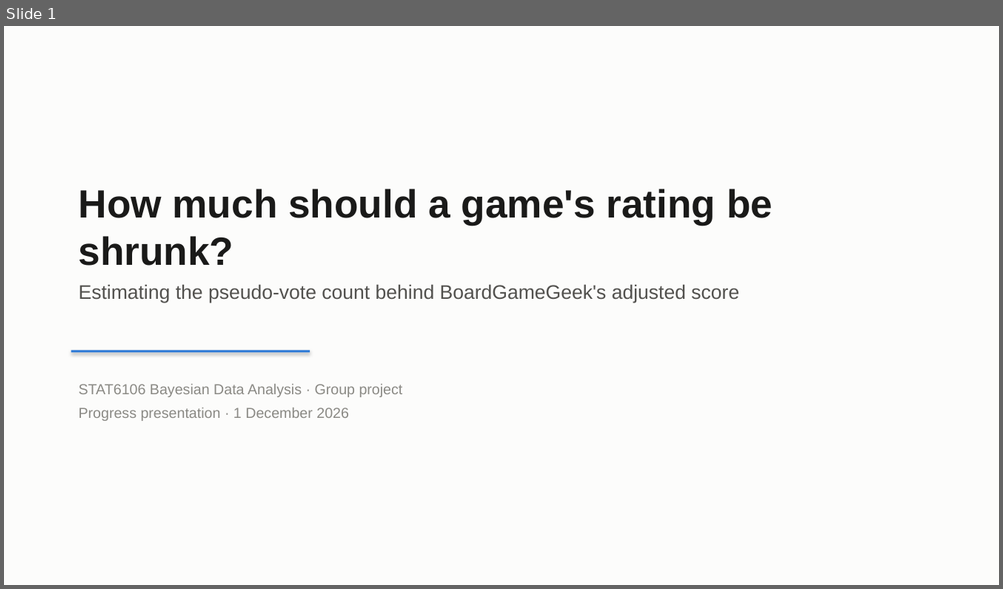
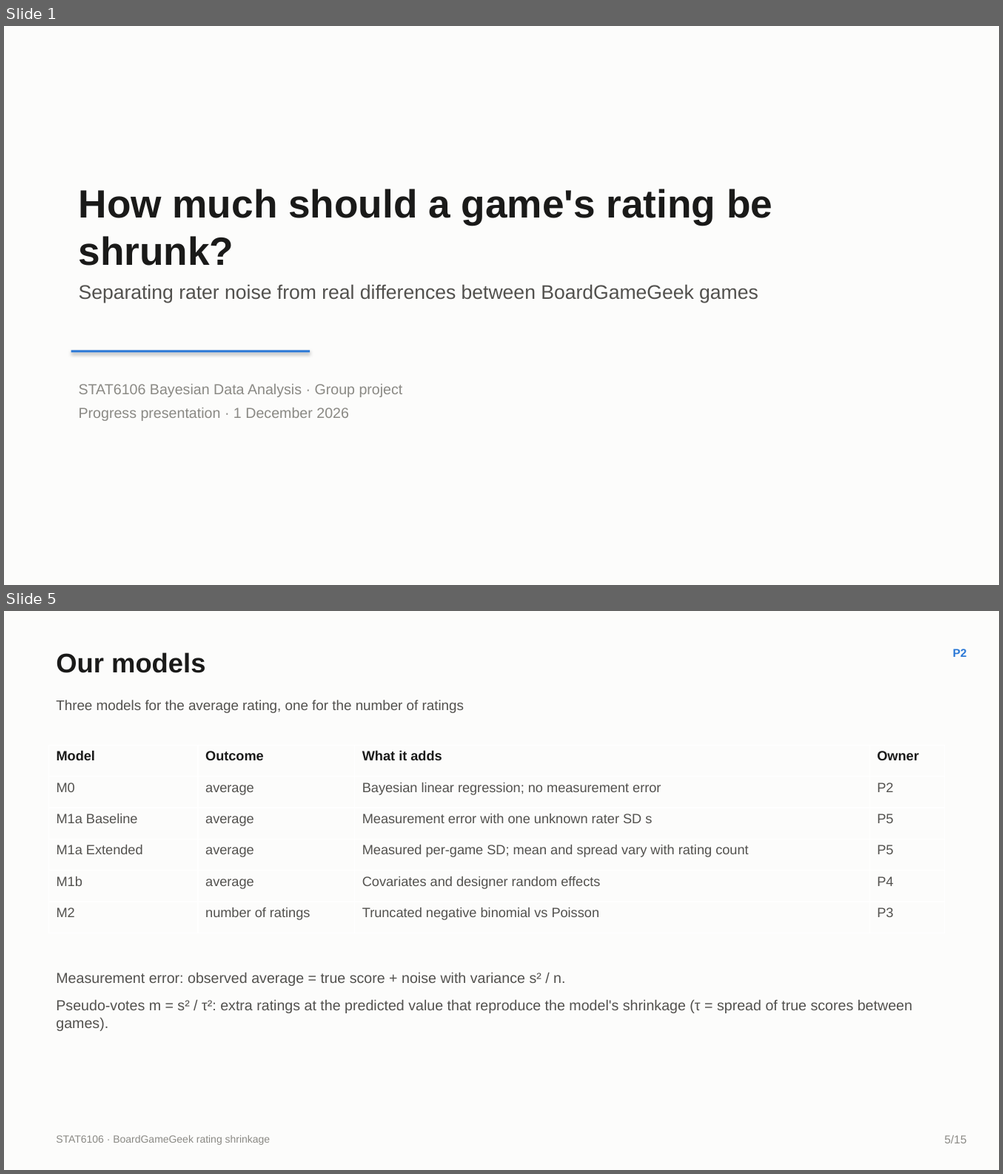
Before and after one commit to iwanttosleeeep/bayesian-boardgame-ratings, a slide deck: slides/Group_deck_draft.pptx. Shown one above the other, each under a label of ours: slide 1 before the commit, slides 1 and 5 after it; the slides between them are not shown. The pictures are 1003x589 and 1003x1174 pixels, drawn with LibreOffice and Linux fonts; fonts in the diff are those of the drawing. Boxes give left, top, right and bottom in pixels: in the first picture for what was removed or moved away, otherwise in the second. Text is boxed around its words. In the diff, an @@ line names an element or a change of style, - is before the commit and + after.

```diff
--- a/slides/Group_deck_draft.pptx
+++ b/slides/Group_deck_draft.pptx
@@ slide 5 added at [4,611,999,1170], background #FCFCFB @@
@@ text added at [56,652,205,673], 26 pt, text #1A1A19, bold @@
+Our models
@@ text added at [953,649,967,657], 11 pt, text #2A78D6, bold @@
+P2
@@ text added at [56,700,464,713], 13.5 pt, text #52514E @@
+Three models for the average rating, one for the number of ratings
@@ table added at [48,745,944,934], 6 rows, 4 columns @@
+Model | Outcome | What it adds | Owner
+M0 | average | Bayesian linear regression; no measurement error | P2
+M1a Baseline | average | Measurement error with one unknown rater SD s | P5
+M1a Extended | average | Measured per-game SD; mean and spread vary with rating count | P5
+M1b | average | Covariates and designer random effects | P4
+M2 | number of ratings | Truncated negative binomial vs Poisson | P3
@@ text added at [56,973,912,1031], 14 pt, text #52514E @@
+Measurement error: observed average = true score + noise with variance s² / n.
+Pseudo-votes m = s² / τ²: extra ratings at the predicted value that reproduce the model's shrinkage (τ = spread of true scores between games).
@@ text added at [56,1136,270,1145], 10 pt, text #8A8984 @@
+STAT6106 · BoardGameGeek rating shrinkage
@@ text added at [944,1136,966,1144], 11 pt, text #8A8984 @@
+5/15
@@ slide 1 changed as well @@
@@ text at [79,284,758,303]: text changed @@
-Estimating the pseudo-vote count behind BoardGameGeek's adjusted score
+Separating rater noise from real differences between BoardGameGeek games
```
Also in this commit, not shown: 1 other slide changed, 16 other slides added, 15 slides removed, 6 other files.
